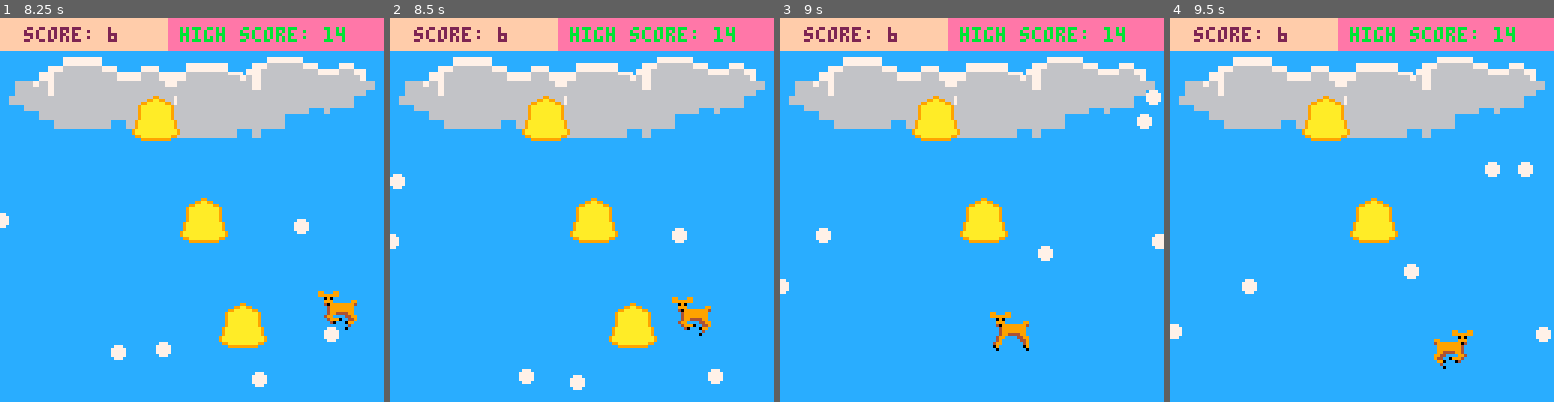
Above: before the commit, frames 1-4 (left to right).
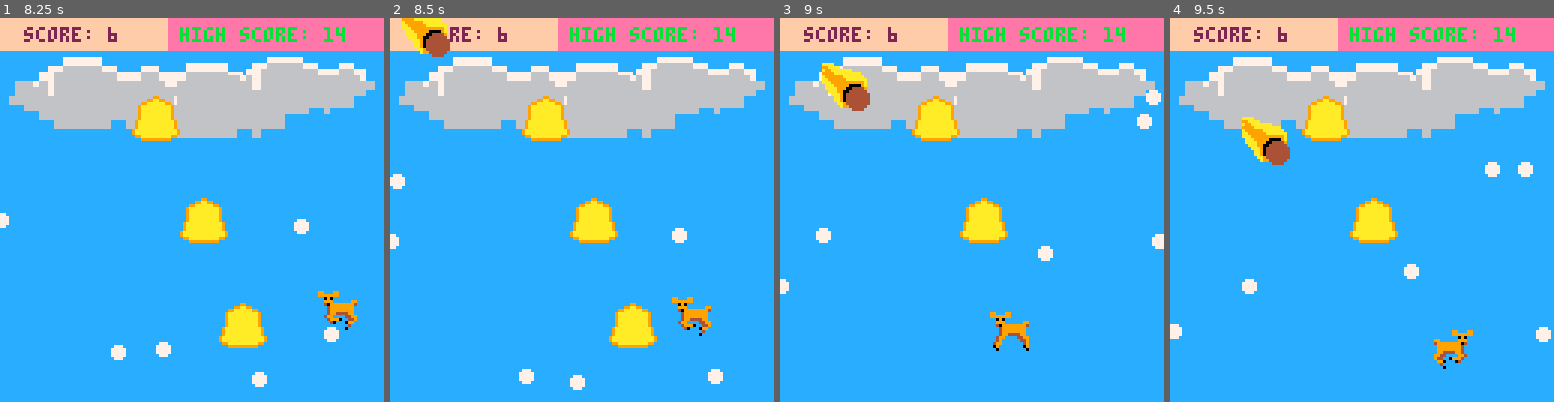
Above: after the commit, the same moments.

Repository: Christopher-Chung/Deer-jump-pico-8-
Game: PICO-8 cartridge bells.p8
The game is run twice, just before and just after one commit, with the same random seed, the same clock (stepped at 60 frames per second) and the same inputs.
Inputs:
- Up to frame 1 (8.25 s): tap O (Z key) at 0.7, 1.7, 2.1, 2.5, 2.9, 3.3, 3.7, 4.1, 4.5, 4.9, 5.3, 5.7, 6.1, 6.5, 6.9, 7.3, 7.7, 8.1 s; hold Right 1.6-2.1 s; hold Right 2.47-3.03 s; hold Left 3.08-3.58 s; hold Right 4.02-4.68 s; hold Left 5.08-5.68 s; hold Right 6.08-6.58 s; hold Right 6.63-7.13 s; hold Right 7.5-8.07 s; hold Left from 8.12 s (still down)
- Up to frame 2 (8.5 s): keep holding Left
- Up to frame 3 (9 s): tap O (Z key) at 8.5, 8.9 s; release Left at 8.62 s
- Up to frame 4 (9.5 s): hold Right from 9.05 s (still down); tap O (Z key) at 9.3 s

Frame 1 is identical in both runs. In frame 2, 1.0% of the frame differs, in the area x 3-16%, y 0-11%; in frame 3, 1.1%, in the area x 10-24%, y 11-25%; in frame 4, 1.1%.

Commit message:
Update bells.p8
Added meteors and music

Diff:
--- a/bells.p8
+++ b/bells.p8
@@ -12,6 +12,8 @@
 end
 
 function reset()
+ music(0)
+ ismeteor = false
  velx = 0
  vely = 0
  is_launched = false
@@ -32,6 +34,7 @@
  bells = generatebells()
  score = 0
  drawscore()
+ hit = false
 end
 
 function generatebells()
@@ -83,10 +86,13 @@
  if (dead and deadt > 50) then
   print("press z to restart",30,30,1)
  else
+  if ismeteor then
+   spr(26,meteor.x,meteor.y,2,2,meteor.vx>0,false)
+  end
   if jump then
-   spr(24,deerx-8, deery-8,2,2,velx>0 or deerx==128-size,false)
+   spr(24,deerx-8, deery-8,2,2,velx>0 or deerx==128-size,hit)
   else
-   spr(17, deerx-8, deery-8,2,2,velx>0 or deerx==128-size,false)
+   spr(17, deerx-8, deery-8,2,2,velx>0 or deerx==128-size,hit)
   end
   if (not is_launched) then
    print("press z to launch",32,30,1)
@@ -120,6 +126,14 @@
  if abs(deery-realy) >= 13 then return false
  end
  if abs(deerx-realx) >= 12 then return false
+ end
+ return true
+end
+
+function contmet()
+ if abs(deery-meteor.y) >= 14 then return false
+ end
+ if abs(deerx-meteor.x) >= 14 then return false
  end
  return true
 end
@@ -155,12 +169,28 @@
 
    if deery+vely > 128+size then
     --die
+    music(-1)
     sfx(0)
     highscore = max(flr(-scrolly/10),highscore)
     dead = true
 
    else
     deery += vely
+   end
+
+   if (ismeteor) then
+    if (contmet()) then
+     music(-1)
+     sfx(10)
+     vely = 1
+     ismeteor = false
+     hit = true
+    else
+     updatemeteor()
+    end
+   elseif (rnd(10) < 0.1) then
+    meteor = generatemeteor()
+    ismeteor = true
    end
 
    --contact will bells
@@ -231,31 +261,100 @@
  end
 end
 
-…(28 lines of a section not shown)…
+function generatemeteor()
+ local met = {}
+ if (rnd(1) > 0.5) then
+  met.x=0
+  met.vx=rnd(0.8)+0.1
+ else
+  met.x=128
+  met.vx=rnd(0.5)-0.6
+ end
+ met.y=-10
+ met.vy=rnd(0.9)+0.5
+ return met
+end
+
+function updatemeteor()
+ meteor.x+=meteor.vx
+ meteor.y+=meteor.vy
+ if (meteor.x <= 0 or meteor.y >= 120) then
+  ismeteor = false
+  meteor = generatemeteor()
+ end
+end
+…(75 lines of a section not shown)…
Not shown, changed: 62 lines of the sprite sheet (__gfx__) section of bells.p8
Not shown, changed: the music (__music__) section of bells.p8
Not shown, changed: the sound effects (__sfx__) section of bells.p8
